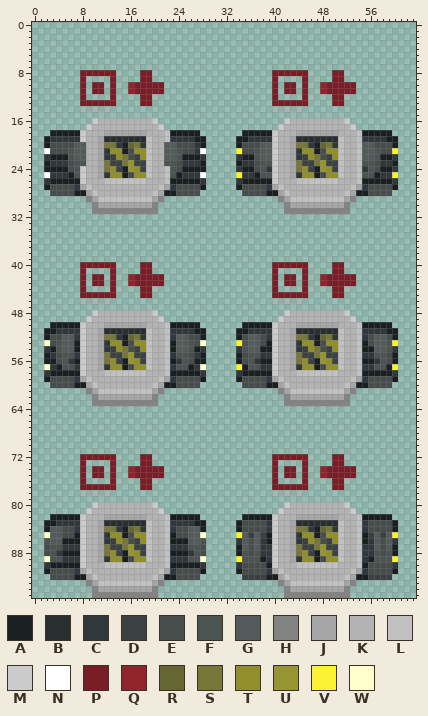
Sprite sheet -- Resources/Textures/_RMC14/Structures/Machines/Medical/medilink.rsi/medlink_unclamping.png. The picture above is the old version.
The file is 64x96 pixels. Colours within 5 levels of each other are drawn and written as one.
Palette (. is transparent): A #1a2022  B #292f31  C #31383b  D #3b4140  E #464d4b  F #4c5452  G #535c5b  H #838383  J #a6a6a6  K #b3b3b3  L #c1c1c1  M #cbcbcb  N #ffffff  P #791e27  Q #90242d  R #666632  S #77773a  T #918e2c  U #979533  V #fbf236  W #ffffcc
Pixels before, first column x 2:
 8 ......PPPPPP....PP....................PPPPPP....PP.........
 9 ......P....P....PP....................P....P....PP.........
10 ......P.PP.P..QPPPPP..................P.PP.P..QPPPPP.......
11 ......P.PP.P..QPPPPP..................P.PP.P..QPPPPP.......
12 ......P....P....PP....................P....P....PP.........
13 ......PPPPPP....PP....................PPPPPP....PP.........
14 ...........................................................
15 ...........................................................
16 ........MKKKKKKKKKM.....................MKKKKKKKKKM........
17 .......MKKKKKKKKKKKM...................MKKKKKKKKKKKM.......
18 .AAAAAMKKKJJJJJJJKKKLAAAAA.......AAAAAMKKKJJJJJJJKKKLAAAAA.
19 ACCCCCMKKJBBBBBBBLKKLCCCCAA.....AACCCCMKKJBBBBBBBLKKLCCCCAA
20 AEEEEGGKKJSSCARSCLKKGGEEECA.....AEEEGGMKKJSSCARSCLKKLGGEEEA
21 NEEEFGGKKJCTTAETTLKKGGFEECN.....VEEFGGMKKJCTTAETTLKKLGGFEEV
22 CAAAFGGKKJCDTSEDTLKKGGFAAAC.....CAAFGGMKKJCDTSEDTLKKLGGFAAC
23 ACCCEFFKKJSDDSUDDLKKFFECCCA.....ACCEFFMKKJSDDSUDDLKKLFFECCA
24 AAAAEFMKKJSTDAUTDLKKLFEAAAA.....CAAEFCMKKJSTDAUTDLKKLCFEAAC
25 NCCCAFMKKJCTTAETTLKKLFACCCN.....VCCAFFMKKJCTTAETTLKKLFFACCV
26 CAAAAAMKKKLLLLLLLKKKLAAAAAC.....CAAAAAMKKKLLLLLLLKKKLAAAAAC
27 AEEEECJLKKKKKKKKKKKLJCEEEEA.....AEEEECJLKKKKKKKKKKKLJCEEEEA
28 .EEEEAAJLKKKKKKKKKLJAAEEEE.......EEEEAAJLKKKKKKKKKLJAAEEEE.
29 .......HJLLLLLLLLLJH...................HJLLLLLLLLLJH.......
30 ........HJJJJJJJJJH.....................HJJJJJJJJJH........
31 ........HHHHHHHHHHH.....................HHHHHHHHHHH........
32 ...........................................................
33 ...........................................................
34 ...........................................................
35 ...........................................................
36 ...........................................................
37 ...........................................................
38 ...........................................................
39 ...........................................................
40 ......PPPPPP....PP....................PPPPPP....PP.........
41 ......P....P....PP....................P....P....PP.........
42 ......P.PP.P..QPPPPP..................P.PP.P..QPPPPP.......
43 ......P.PP.P..QPPPPP..................P.PP.P..QPPPPP.......
44 ......P....P....PP....................P....P....PP.........
45 ......PPPPPP....PP....................PPPPPP....PP.........
46 ...........................................................
47 ...........................................................
48 ........MKKKKKKKKKM.....................MKKKKKKKKKM........
49 .......MKKKKKKKKKKKM...................MKKKKKKKKKKKM.......
50 .AAAAAMKKKJJJJJJJKKKLAAAAA.......AAAAAMKKKJJJJJJJKKKLAAAAA.
51 AACCCCMKKJBBBBBBBLKKLCCCCAA.....AACCCCMKKJBBBBBBBLKKLCCCCAA
52 AEEGGCMKKJSSCARSCLKKLCGGEEA.....AEGGECMKKJSSCARSCLKKLCEGGEA
53 WEFGGAMKKJCTTAETTLKKLAGGFEW.....VFGGEAMKKJCTTAETTLKKLAEGGFV
54 CAFGGAMKKJCDTSEDTLKKLAGGFAC.....CFGGAAMKKJCDTSEDTLKKLAAGGFC
55 ACEFFCMKKJSDDSUDDLKKLCFFECA.....AEFFCCMKKJSDDSUDDLKKLCCFFEA
56 AAEFCAMKKJSTDAUTDLKKLACFEAA.....AEFCAAMKKJSTDAUTDLKKLAACFEA
57 WCAFFCMKKJCTTAETTLKKLCFFACW.....VAFFCCMKKJCTTAETTLKKLCCFFAV
58 CAAAAAMKKKLLLLLLLKKKLAAAAAC.....CAAAAAMKKKLLLLLLLKKKLAAAAAC
59 AEEEECJLKKKKKKKKKKKLJCEEEEA.....AEEEECJLKKKKKKKKKKKLJCEEEEA
60 .EEEEAAJLKKKKKKKKKLJAAEEEE.......EEEEAAJLKKKKKKKKKLJAAEEEE.
61 .......HJLLLLLLLLLJH...................HJLLLLLLLLLJH.......
62 ........HJJJJJJJJJH.....................HJJJJJJJJJH........
63 ........HHHHHHHHHHH.....................HHHHHHHHHHH........
64 ...........................................................
65 ...........................................................
66 ...........................................................
67 ...........................................................
68 ...........................................................
69 ...........................................................
70 ...........................................................
71 ...........................................................
72 ......PPPPPP....PP....................PPPPPP....PP.........
73 ......P....P....PP....................P....P....PP.........
74 ......P.PP.P..QPPPPP..................P.PP.P..QPPPPP.......
75 ......P.PP.P..QPPPPP..................P.PP.P..QPPPPP.......
76 ......P....P....PP....................P....P....PP.........
77 ......PPPPPP....PP....................PPPPPP....PP.........
78 ...........................................................
79 ...........................................................
80 ........MKKKKKKKKKM.....................MKKKKKKKKKM........
81 .......MKKKKKKKKKKKM...................MKKKKKKKKKKKM.......
82 .AAAAAMKKKJJJJJJJKKKLAAAAA.......AAAAAMKKKJJJJJJJKKKLAAAAA.
83 AACCCCMKKJBBBBBBBLKKLCCCCAA.....AEEEECMKKJBBBBBBBLKKLCEEEEA
84 AGGEECMKKJSSCARSCLKKLCEEGGA.....AEEEECMKKJSSCARSCLKKLCEEEEA
85 WGGEEAMKKJCTTAETTLKKLAEEGGW.....VGDGDAMKKJCTTAETTLKKLADGDGV
86 FGGAAAMKKJCDTSEDTLKKLAAAGGF.....CGEGCAMKKJCDTSEDTLKKLACGEGC
87 EFFCCCMKKJSDDSUDDLKKLCCCFFE.....AGEGCCMKKJSDDSUDDLKKLCCGEGA
88 EFCAAAMKKJSTDAUTDLKKLAAACFE.....AFEFCCMKKJSTDAUTDLKKLCCFEFA
89 WFFCCCMKKJCTTAETTLKKLCCCFFW.....VFFFACMKKJCTTAETTLKKLCAFFFV
90 CAAAAAMKKKLLLLLLLKKKLAAAAAC.....CEEEEAMKKKLLLLLLLKKKLAEEEEC
91 AEEEECJLKKKKKKKKKKKLJCEEEEA.....AEEEECJLKKKKKKKKKKKLJCEEEEA
92 .EEEEAAJLKKKKKKKKKLJAAEEEE.......DDDDAAJLKKKKKKKKKLJAADDDD.
93 .......HJLLLLLLLLLJH...................HJLLLLLLLLLJH.......
94 ........HJJJJJJJJJH.....................HJJJJJJJJJH........
95 ........HHHHHHHHHHH.....................HHHHHHHHHHH........
The same view after the edit:
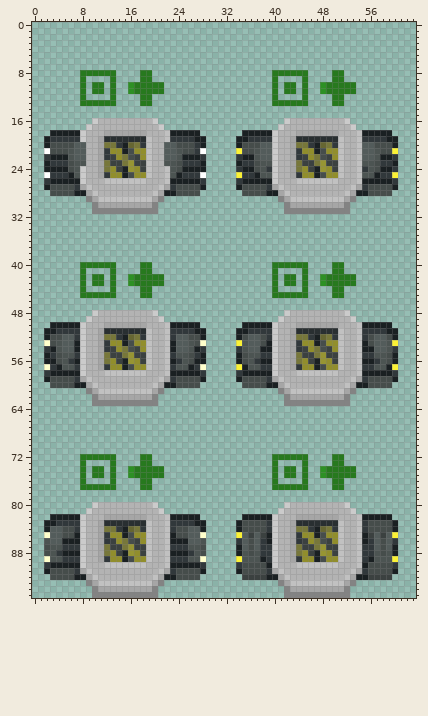
From old to new:
{"colour":"P","old":"#791e27","new":"#27791e"}
{"colour":"Q","old":"#90242d","new":"#2d9024"}
{"label":"changed","picture_box":[80,70,164,106]}
{"label":"changed","picture_box":[272,70,356,106]}
{"label":"changed","picture_box":[80,262,164,298]}
{"label":"changed","picture_box":[272,262,356,298]}
{"label":"changed","picture_box":[80,454,164,490]}
{"label":"changed","picture_box":[272,454,356,490]}
